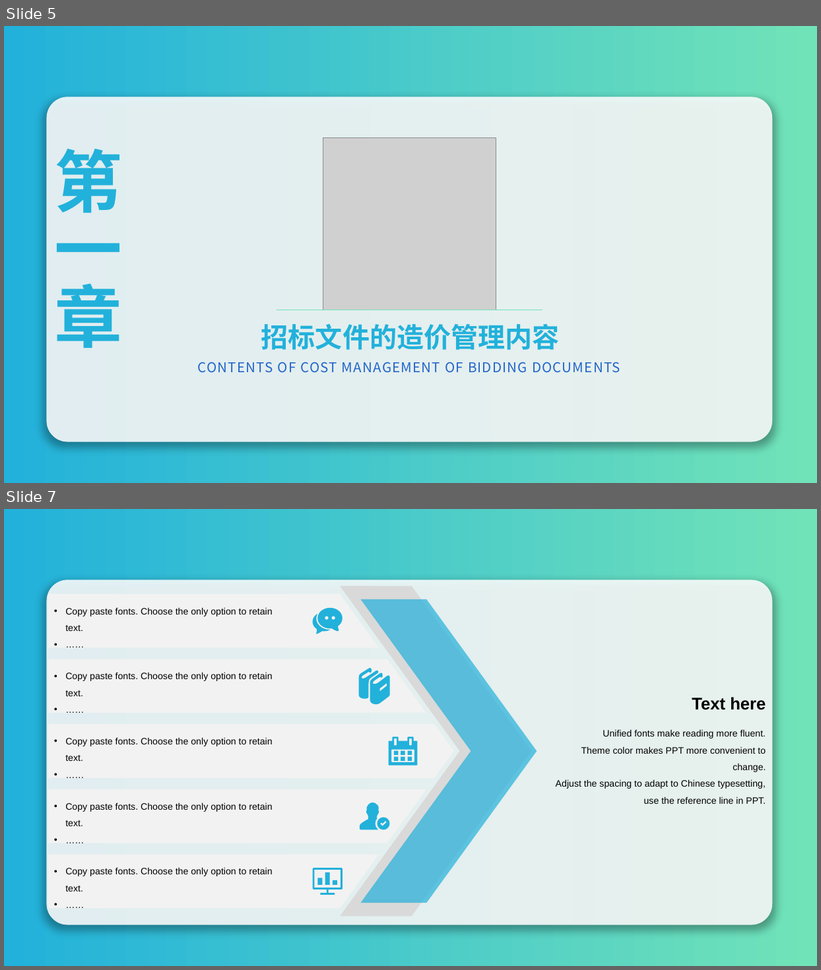
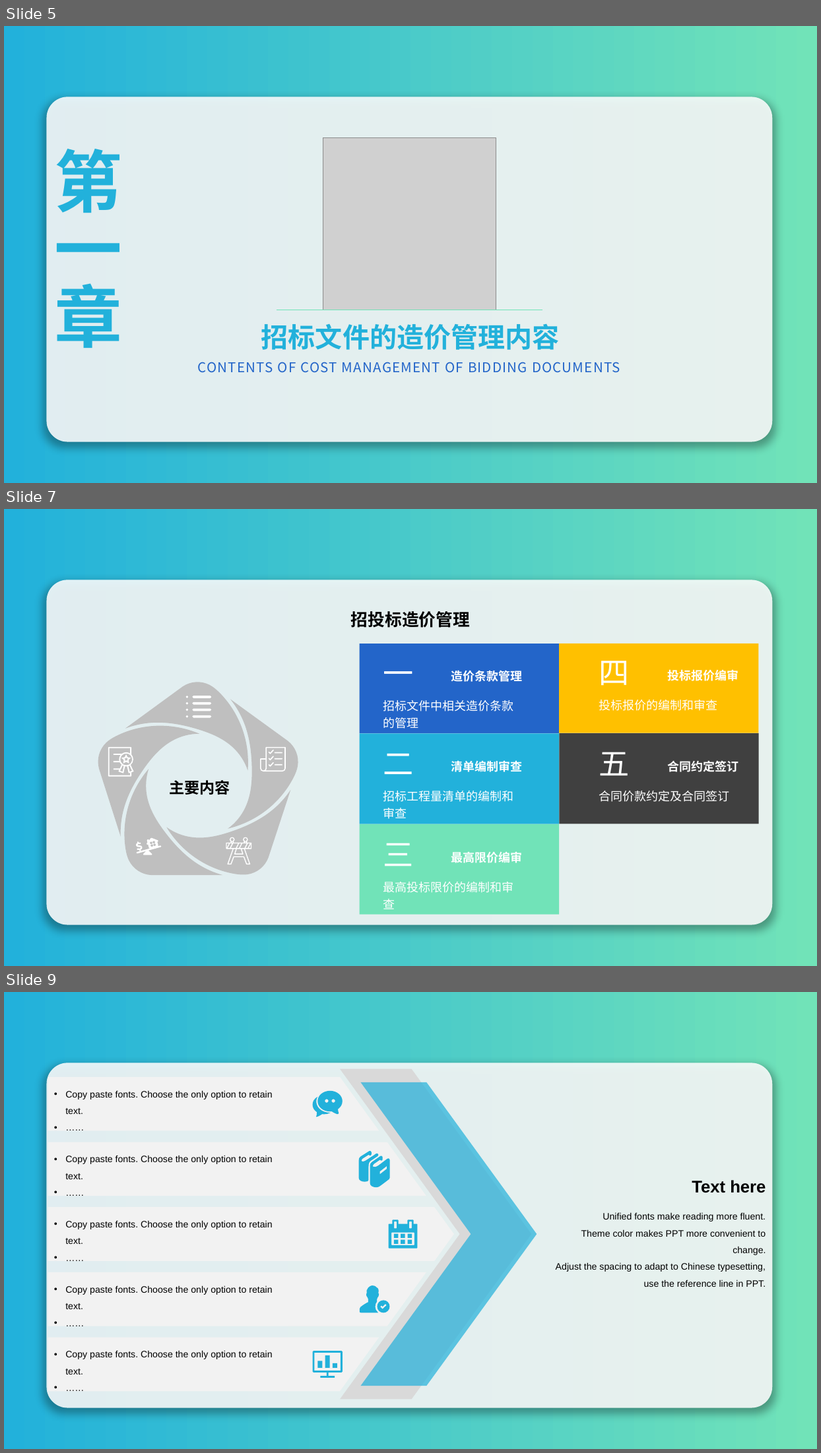
Before and after one commit to nanalilo/-PPT-, a slide deck: 生产中，工程造价管理基础一课通（四）.pptx. Shown one above the other, each under a label of ours: slides 5 and 7 before the commit, slides 5, 7 and 9 after it; the slides between them are not shown. The pictures are 821x970 and 821x1453 pixels, drawn with LibreOffice and Linux fonts; fonts in the diff are those of the drawing; grey boxes stand for pictures; background and template pictures are left out. Boxes give left, top, right and bottom in pixels: in the first picture for what was removed or moved away, otherwise in the second. Text is boxed around its words. In the diff, an @@ line names an element or a change of style, - is before the commit and + after.

```diff
--- a/生产中，工程造价管理基础一课通（四）.pptx
+++ b/生产中，工程造价管理基础一课通（四）.pptx
@@ slide 7 added at [4,509,817,966], background #FFFFFF; not listed: 2 template elements that a slide beside it also shows @@
@@ text added at [351,611,470,628], 20 pt, text #000000, bold @@
+招投标造价管理
@@ freeform shape added at [125,671,267,815], fill #BFBFBF @@
@@ group added at [360,644,559,733]: 3 texts, 1 rectangle @@
+招标文件中相关造价条款的管理
+一
+造价条款管理
@@ group added at [559,644,758,733]: 3 texts, 1 rectangle @@
+投标报价的编制和审查
+四
+投标报价编审
@@ freeform shape added at [168,700,310,843], fill #BFBFBF @@
@@ freeform shape added at [186,696,211,718], fill #FFFFFF @@
@@ freeform shape added at [90,711,222,836], fill #BFBFBF @@
@@ freeform shape added at [108,747,134,777], fill #FFFFFF @@
@@ freeform shape added at [159,757,290,883], fill #BFBFBF @@
@@ freeform shape added at [260,747,286,771], fill #FFFFFF @@
@@ group added at [360,733,559,824]: 3 texts, 1 rectangle @@
+招标工程量清单的编制和审查
+二
+清单编制审查
@@ group added at [560,733,759,824]: 3 texts, 1 rectangle @@
+合同价款约定及合同签订
+五
+合同约定签订
@@ freeform shape added at [124,770,222,875], fill #BFBFBF @@
@@ text added at [169,780,230,795], 18 pt, text #000000, bold @@
+主要内容
@@ freeform shape added at [136,838,161,855], fill #FFFFFF @@
@@ freeform shape added at [226,837,252,865], fill #FFFFFF @@
@@ group added at [360,824,559,915]: 3 texts, 1 rectangle @@
+最高投标限价的编制和审查
+三
+最高限价编审
@@ what was slide 7 is now slide 9 @@
```
Also in this commit, not shown: 1 slide changed, 1 other slide added, 1 slide removed.
